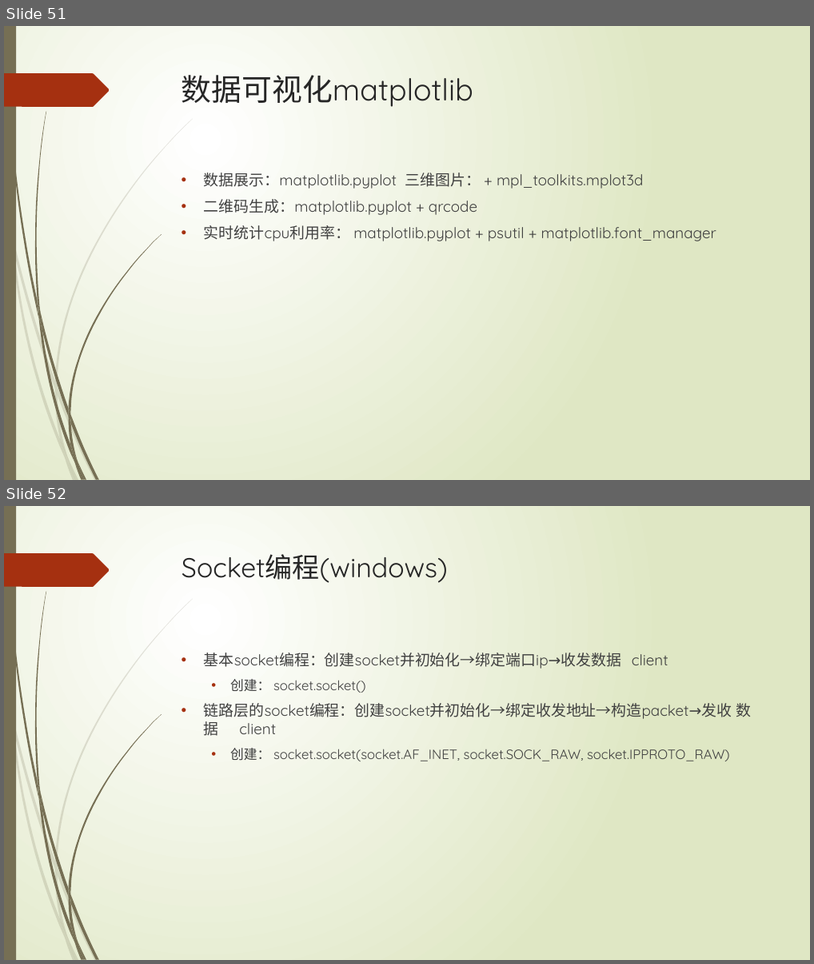
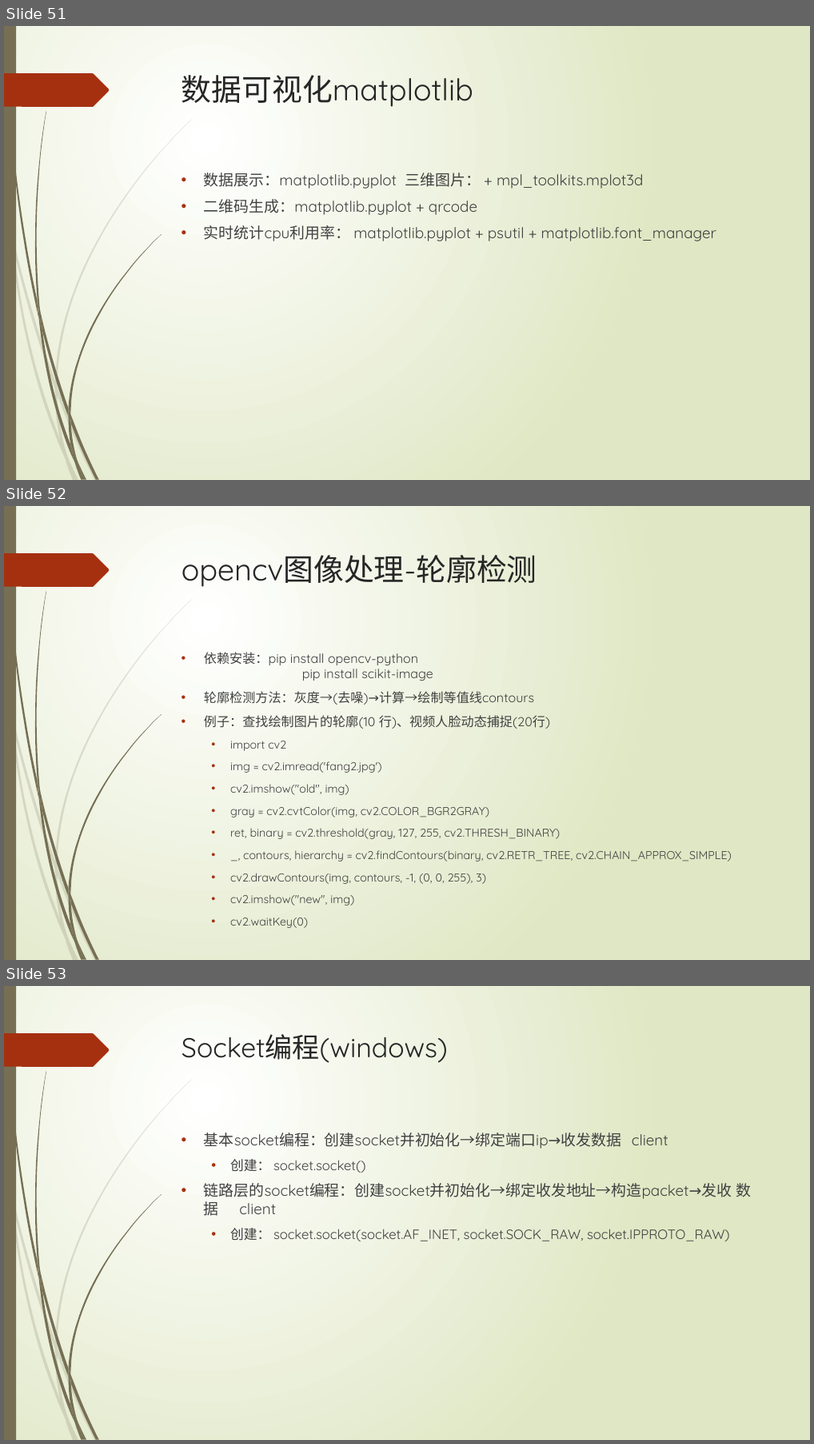
Before and after one commit to lspgithublxh/document, a slide deck: 编程语言/python/Python基础入门知识分享.pptx. Shown one above the other, each under a label of ours: slides 51 and 52 before the commit, slides 51, 52 and 53 after it. The pictures are 814x964 and 814x1444 pixels, drawn with LibreOffice and Linux fonts; fonts in the diff are those of the drawing. Boxes give left, top, right and bottom in pixels: in the first picture for what was removed or moved away, otherwise in the second. Text is boxed around its words. In the diff, an @@ line names an element or a change of style, - is before the commit and + after.

Commit message:
视频人脸动态捕捉

```diff
--- a/编程语言/python/Python基础入门知识分享.pptx
+++ b/编程语言/python/Python基础入门知识分享.pptx
@@ slide 52 added at box(4, 506, 810, 960), background gradient #FFFFFF to #DFE8C4; not listed: 24 template elements that a slide beside it also shows @@
@@ title added at box(182, 555, 538, 587), 36 pt, text #262626 @@
+opencv图像处理-轮廓检测
@@ text added at box(204, 652, 732, 905), 13.6 pt, text #404040 @@
+• 依赖安装：pip install opencv-python
+  pip install scikit-image
+• 轮廓检测方法：灰度→(去噪)→计算→绘制等值线contours
+• 例子：查找绘制图片的轮廓(10 行)、视频人脸动态捕捉(20行)
+  • import cv2
+  • img = cv2.imread('fang2.jpg')
+  • cv2.imshow("old", img)
+  • gray = cv2.cvtColor(img, cv2.COLOR_BGR2GRAY)
+  • ret, binary = cv2.threshold(gray, 127, 255, cv2.THRESH_BINARY)
+  • _, contours, hierarchy = cv2.findContours(binary, cv2.RETR_TREE, cv2.CHAIN_APPROX_SIMPLE)
+  • cv2.drawContours(img, contours, -1, (0, 0, 255), 3)
+  • cv2.imshow("new", img)
+  • cv2.waitKey(0)
@@ what was slide 52 is now slide 53 @@
```
Also in this commit, not shown: 3 slides changed, 1 other file.
